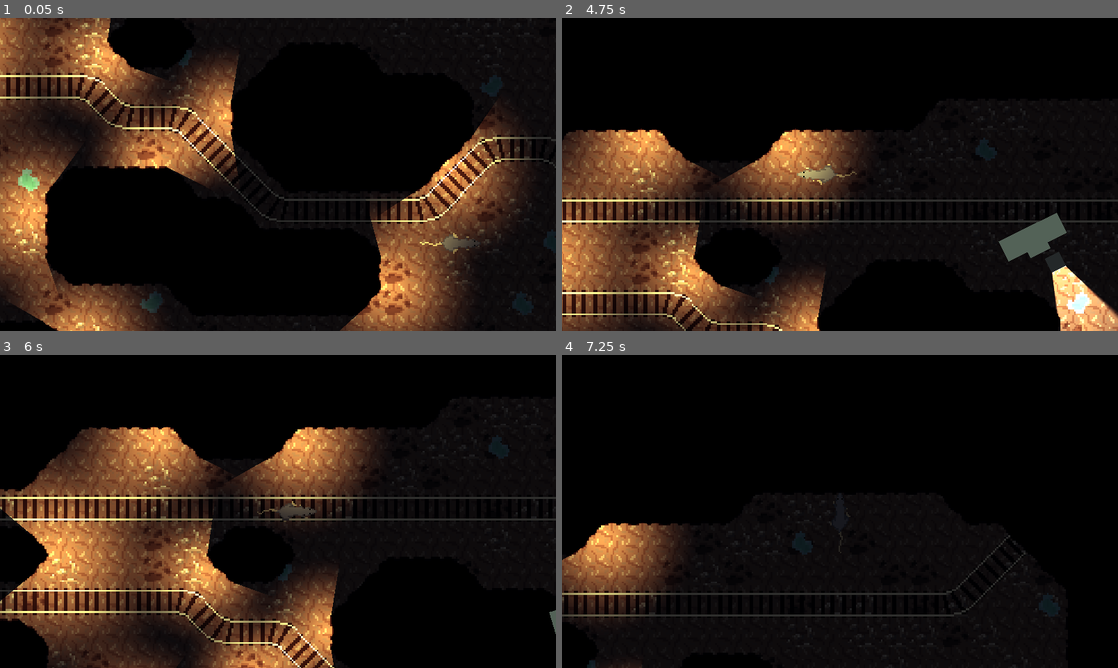
Above: before the commit, frames 1-4 (two rows, left to right).
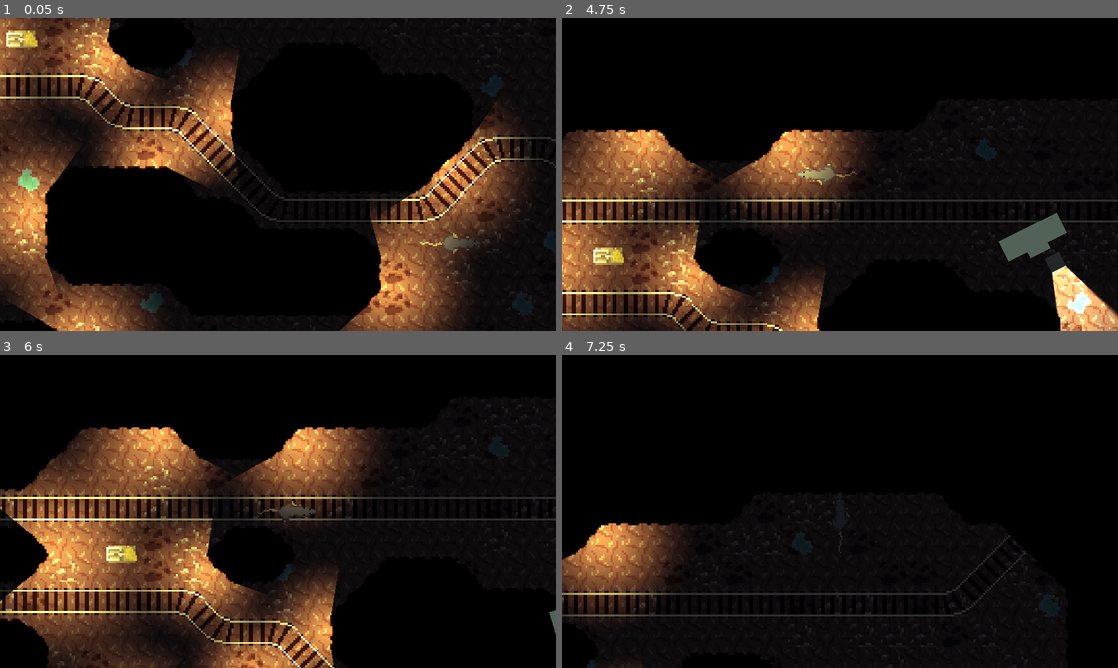
Above: after the commit, the same moments.

Repository: karl-died/mgd3_mine_game
Game: Godot game, scene res://scenes/test_level.tscn
The game is run twice, just before and just after one commit, with the same random seed, the same clock (stepped at 60 frames per second) and the same inputs.
Inputs:
- Up to frame 1 (0.05 s): no input
- Up to frame 2 (4.75 s): hold D (right) 0.53-1.28 s; tap Space (jump) at 0.6, 0.77, 1.07, 1.35, 1.52, 1.82, 2.1, 2.85, 3.02, 3.32, 3.6, 3.77, 4.07, 4.35, 4.52 s; hold S (down) 1.28-2.03 s; hold D (right) 2.03-2.78 s; hold W (up) 2.78-3.53 s; hold A (left) from 3.53 s (still down)
- Up to frame 3 (6 s): tap Space (jump) at 4.82, 5.1, 5.85 s; release A (left) at 5.03 s; hold S (down) 5.03-5.78 s; hold D (right) from 5.78 s (still down)
- Up to frame 4 (7.25 s): tap Space (jump) at 6.02, 6.32, 6.6, 6.77, 7.07 s; release D (right) at 6.53 s; hold W (up) from 6.53 s (still down)

The runs differ from the first frame. In frame 1, 0.3% of the frame differs, in the area x 1-7%, y 4-10%; in frame 2, 0.3%; in frame 3, 0.3%; in frame 4, less than 0.1%.

Commit message:
implemented trap system

Diff:
--- /dev/null
+++ b/scenes/mouse_trap.tscn
@@ -0,0 +1,24 @@
+[gd_scene load_steps=4 format=3 uid="uid://bdaj8nk3swe0f"]
+
+[ext_resource type="Texture2D" uid="uid://cueglj5y3ukxd" path="res://assets/mouse_trap.png" id="1_mt6h8"]
+[ext_resource type="Script" path="res://scripts/mouse_trap.gd" id="1_ypbue"]
+
+[sub_resource type="CapsuleShape2D" id="CapsuleShape2D_101gx"]
+radius = 1.0
+height = 9.99401
+
+[node name="MouseTrap" type="Node2D"]
+script = ExtResource("1_ypbue")
+
+[node name="Sprite2D" type="Sprite2D" parent="."]
+texture_filter = 1
+texture = ExtResource("1_mt6h8")
+
+[node name="Area2D" type="Area2D" parent="."]
+position = Vector2(1, 0)
+collision_layer = 8
+collision_mask = 8
+
+[node name="CollisionShape2D" type="CollisionShape2D" parent="Area2D"]
+rotation = -1.60542
+shape = SubResource("CapsuleShape2D_101gx")
--- a/scenes/player_rat.tscn
+++ b/scenes/player_rat.tscn
@@ -62,6 +62,7 @@
 
 [node name="PlayerRat" type="CharacterBody2D"]
 position = Vector2(-51, -17)
+collision_layer = 9
 script = ExtResource("1_8nqku")
 
 [node name="AnimatedSprite2D" type="AnimatedSprite2D" parent="."]
@@ -72,7 +73,6 @@
 offset = Vector2(-10.4, 0)
 
 [node name="CollisionShape2D" type="CollisionShape2D" parent="."]
-visible = false
 position = Vector2(-2, 0)
 scale = Vector2(1, 0.119999)
 shape = SubResource("CapsuleShape2D_soj1k")
--- a/scenes/test_level.tscn
+++ b/scenes/test_level.tscn
@@ -8,6 +8,7 @@
 [ext_resource type="PackedScene" uid="uid://bqs4hpkmk22cw" path="res://scenes/test_npc.tscn" id="7_u4d5n"]
 [ext_resource type="Texture2D" uid="uid://ce0nfe72gsopm" path="res://assets/rat_idle_n.png" id="7_vcu4n"]
 [ext_resource type="PackedScene" uid="uid://dkxwkuhp7bqhp" path="res://scenes/lamp.tscn" id="8_4hc3x"]
+[ext_resource type="PackedScene" uid="uid://bdaj8nk3swe0f" path="res://scenes/mouse_trap.tscn" id="9_sl8aj"]
 
 [sub_resource type="NavigationPolygon" id="NavigationPolygon_dsvd6"]
 vertices = PackedVector2Array(-8, 7, -8, -8, 7, -8)
@@ -410,10 +411,12 @@
 shadow_item_cull_mask = 2
 
 [node name="PlayerRat" parent="." instance=ExtResource("2_knecj")]
+z_index = 1
 position = Vector2(106, 41)
 dash_boost = 100.0
 dash_duration = 0.3
 dash_recovery_duration = 0.7
+dash_invincibility_duration = 0.05
 
 [node name="Camera2D" type="Camera2D" parent="." node_paths=PackedStringArray("character")]
 position = Vector2(-51, -17)
@@ -485,4 +488,9 @@
 layer_0/navigation_enabled = false
 layer_0/tile_data = PackedInt32Array(-1, 0, 3, -65536, 65536, 2, -65535, 65536, 2, 1, 65536, 3, 0, 0, 3, 65535, 131072, …(72734 unchanged characters)…
 
+[node name="MouseTrap" parent="." instance=ExtResource("9_sl8aj")]
+position = Vector2(-123, -64)
+
+[connection signal="trap_entered" from="MouseTrap" to="PlayerRat" method="on_trap_entered"]
+
 [editable path="NPC"]
--- a/scenes/test_npc.tscn
+++ b/scenes/test_npc.tscn
@@ -8,6 +8,8 @@
 
 [node name="NPCCharacterBody2D" type="CharacterBody2D"]
 rotation = 1.5708
+collision_layer = 9
+collision_mask = 9
 script = ExtResource("1_r7xlq")
 
 [node name="CollisionShape2D" type="CollisionShape2D" parent="."]
--- /dev/null
+++ b/scripts/mouse_trap.gd
@@ -0,0 +1,20 @@
+extends Node2D
+
+signal trap_entered
+
+@onready var area : Area2D = $Area2D
+
+var is_active = true
+
+# Called when the node enters the scene tree for the first time.
+func _ready():
+	area.monitoring = true
+	area.body_entered.connect(_on_player_entered)
+
+
+# Called every frame. 'delta' is the elapsed time since the previous frame.
+func _process(delta):
+	pass
+
+func _on_player_entered(body: CharacterBody2D):
+	trap_entered.emit()
--- a/scripts/player_rat.gd
+++ b/scripts/player_rat.gd
@@ -3,13 +3,17 @@
 enum player_state {
 	IDLE,
 	RUNNING,
-	DASHING
+	DASHING,
+	TRAPPED
 }
 
 @export var speed : float = 140.0
 @export var dash_boost : float = 50.0
 @export var dash_duration : float = 0.5
 @export var dash_recovery_duration : float = 1.0
+@export var dash_invincibility_duration : float = 0.1
+@export var trap_spam_bonus : float = 0.5
+@export var trap_duration : float = 3.0
 
 var move_direction : Vector2 = Vector2(0, 0)
 var look_direction : Vector2 = Vector2(1, 0)
@@ -17,25 +21,40 @@
 var state = player_state.IDLE
 var dash_timer = dash_duration
 var dash_recovery_timer = dash_recovery_duration
+var trap_timer = trap_duration
+var invincibility_timer = -0.1
 
 @onready var anim : AnimatedSprite2D = $AnimatedSprite2D
 
 
 func _physics_process(delta):
 
-	if Input.is_action_just_pressed("jump") && dash_recovery_timer < 0:
-		state = player_state.DASHING
-		dash_timer = dash_duration
-		dash_recovery_timer = dash_recovery_duration
-	else:
-		dash_timer -= delta
+	if not (state == player_state.TRAPPED):
+		if Input.is_action_just_pressed("jump") && dash_recovery_timer < 0:
+			state = player_state.DASHING
+			dash_timer = dash_duration
+			dash_recovery_timer = dash_recovery_duration
+			invincibility_timer = dash_invincibility_duration
+		else:
+			dash_timer -= delta
 
-	if dash_timer < 0:
-		state = player_state.RUNNING
-		dash_recovery_timer -= delta
+		if dash_timer < 0:
+			state = player_state.RUNNING
+			dash_recovery_timer -= delta
 
+	invincibility_timer -= delta
 
 	match state:
+		player_state.TRAPPED:
+			trap_timer -= delta
+			if Input.is_action_just_pressed("jump"):
+				trap_timer -= trap_spam_bonus
+				anim.play("run")
+			else:
+				anim.play("default")
+			if trap_timer < 0:
+				state = player_state.IDLE
+
 		player_state.IDLE, player_state.RUNNING:
 			move_direction.x = Input.get_action_strength("right") - Input.get_action_strength("left")
 			move_direction.y = Input.get_action_strength("down") - Input.get_action_strength("up")
@@ -51,12 +70,16 @@
 
 			rotation_degrees = (look_direction.angle() / PI) * 180
 			velocity = move_direction * speed
+			move_and_slide()
 
 		player_state.DASHING:
 			velocity = look_direction * (speed + dash_boost)
 			anim.play("dash")
+			move_and_slide()
 
 
 
-
-	move_and_slide()
+func on_trap_entered():
+	if invincibility_timer <= 0:
+		state = player_state.TRAPPED
+		trap_timer = trap_duration
--- a/scripts/test_npc.gd
+++ b/scripts/test_npc.gd
@@ -62,7 +62,6 @@
 
 
 	if Geometry2D.is_point_in_polygon(vision_area.global_transform.affine_inverse() * rat.global_position, vision_area.polygon):
-		print("chase!")
 		state = NPCState.Chasing
 
 func _chase_rat(delta):
@@ -70,7 +69,6 @@
 		has_vision_of_rat = true
 		navigation_agent.target_position = rat.global_position
 	elif has_vision_of_rat == true:
-		print("lost vision")
 		has_vision_of_rat = false
 		chase_timer.one_shot = true
 		chase_timer.timeout.connect(_end_chase)
@@ -79,6 +77,5 @@
 
 
 func _end_chase():
-	print("chase ended")
 	navigation_agent.target_position = locations[current_location_index].global_position
 	state = NPCState.Walking
Binary file added: assets/mouse_trap.png
Not shown, added: assets/mouse_trap.png.import
Not shown: 1 places in scenes/test_level.tscn that only renumber resources
